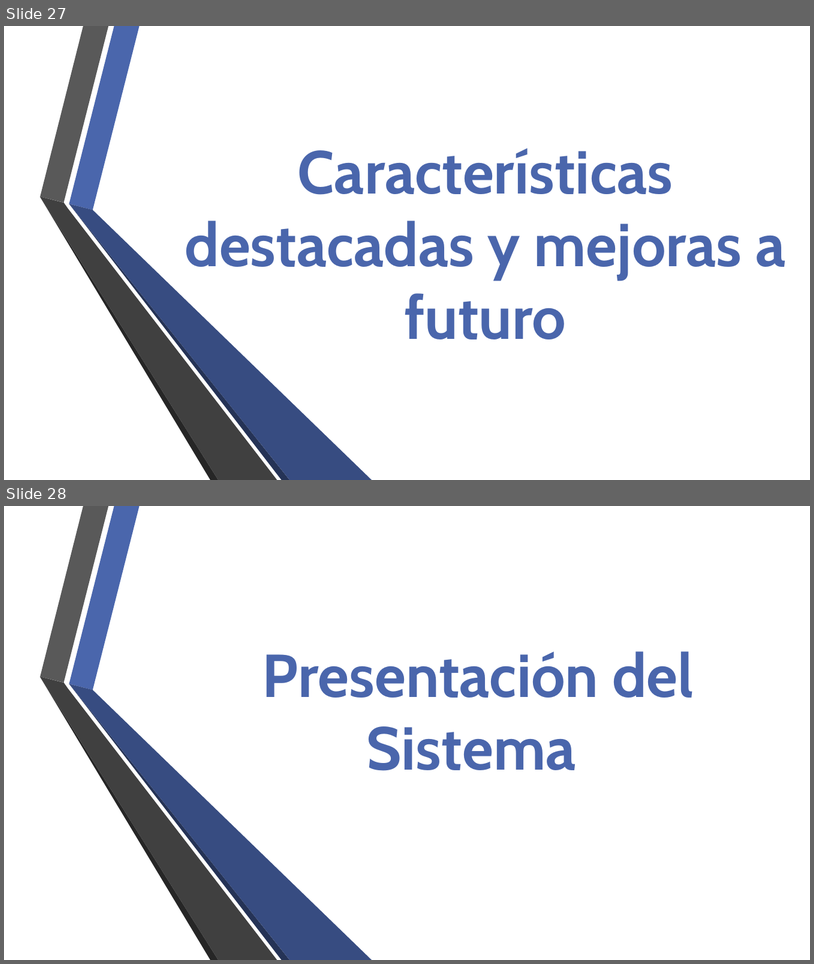
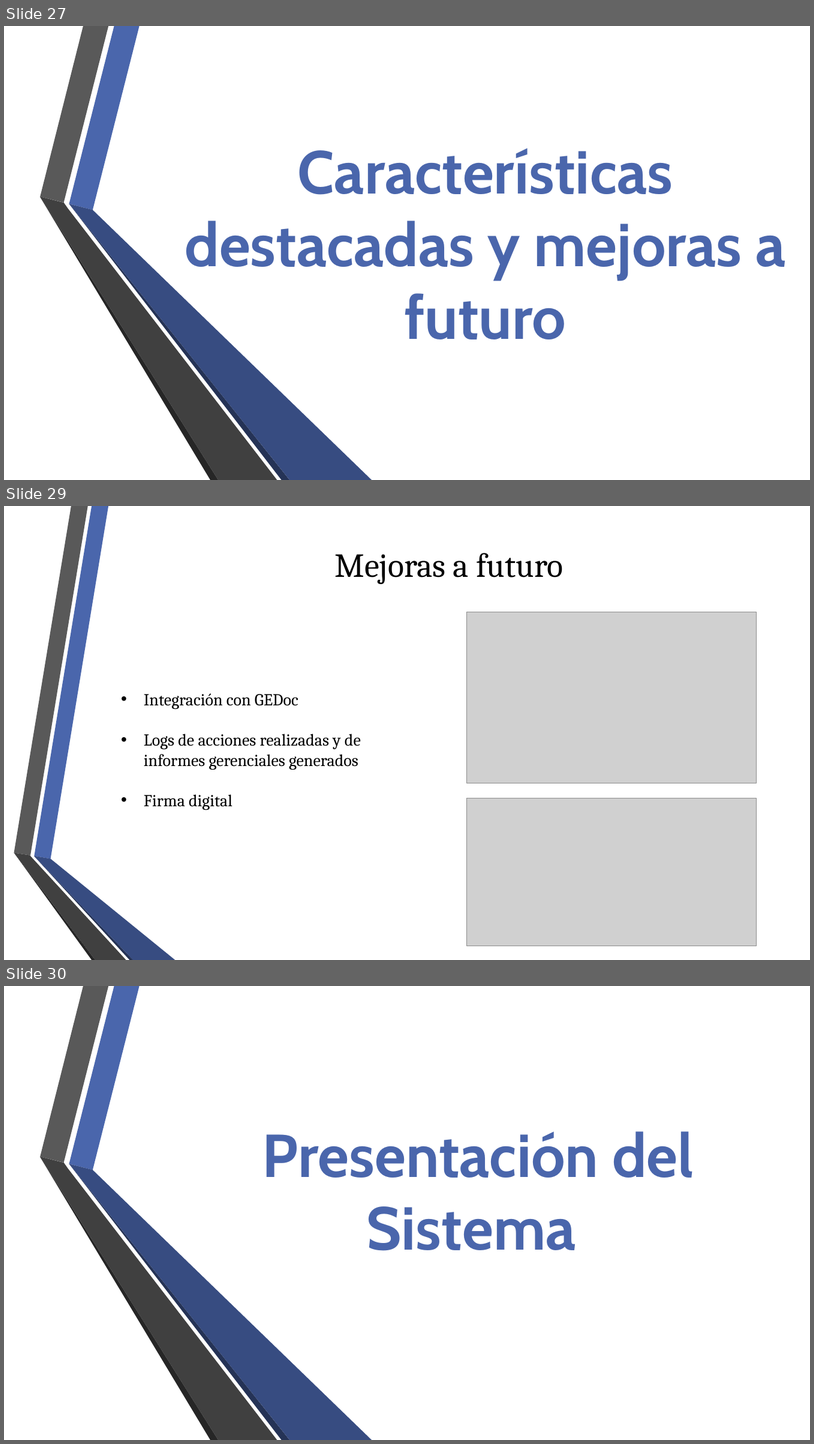
Before and after one commit to fge23/Sistema-VASPA, a slide deck: Presentaciones/Presentación VASPA - Diciembre 2020 - Examen Final/Presentación VASPA - Diciembre 2020 - Examen Final.pptx. Shown one above the other, each under a label of ours: slides 27 and 28 before the commit, slides 27, 29 and 30 after it; the slides between them are not shown. The pictures are 814x964 and 814x1444 pixels, drawn with LibreOffice and Linux fonts; fonts in the diff are those of the drawing; grey boxes stand for pictures; background and template pictures are left out. Boxes give left, top, right and bottom in pixels: in the first picture for what was removed or moved away, otherwise in the second. Text is boxed around its words. In the diff, an @@ line names an element or a change of style, - is before the commit and + after.

```diff
--- a/Presentaciones/Presentación VASPA - Diciembre 2020 - Examen Final/Presentación VASPA - Diciembre 2020 - Examen Final.pptx
+++ b/Presentaciones/Presentación VASPA - Diciembre 2020 - Examen Final/Presentación VASPA - Diciembre 2020 - Examen Final.pptx
@@ slide 29 added at [4, 506, 810, 960], background picture (left out) @@
@@ title added at [335, 553, 563, 584], 40 pt, text #000000 @@
+Mejoras a futuro
@@ picture added at [467, 612, 757, 783] @@
@@ text added at [144, 693, 361, 810], 20 pt, text #000000 @@
+• Integración con GEDoc
+• Logs de acciones realizadas y de informes gerenciales generados
+• Firma digital
@@ picture added at [467, 798, 757, 946] @@
@@ group added at [14, 506, 175, 960]: 6 freeform shapes @@
@@ what was slide 28 is now slide 30 @@
```
Also in this commit, not shown: 4 slides changed, 5 other slides added, 4 slides removed.
